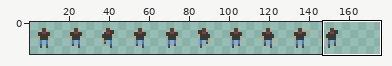
Edited in one commit: sprite sheet (overworld/src/assets/sprites/hero_sprite_sheets/base_mini_sprite_up.png). The first picture is a wide view before the edit; the outline marks the close-up.
Close-up. Before the commit:
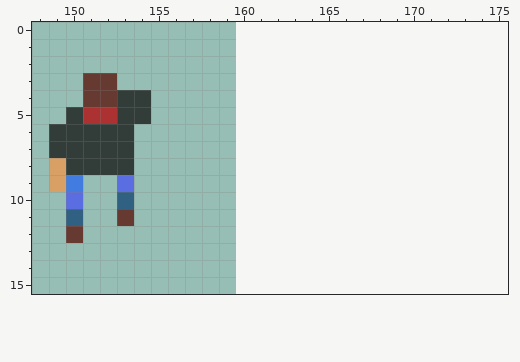
The file is 640x64 pixels, drawn in blocks of 4x4; one block is one cell here. Shown: x 148..175, y 0..15. The old version is drawn lined up with the new one, on the new canvas. The wide view leaves out empty margins.
After:
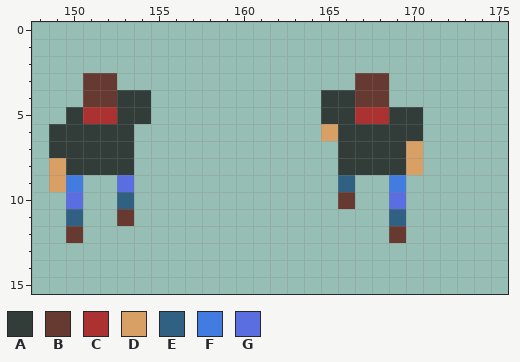
Palette (. is transparent): A #323c39  B #663931  C #ac3232  D #d9a066  E #306082  F #437ce1  G #5b6ee1
Edits made:
canvas 160x16 -> 176x16
Changed rows in their new state; - is an unchanged pixel.
first column x 165:
 3 --BB--
 4 AABB--
 5 AACCAA
 6 DAAAAA
 7 -AAAAD
 8 -AAAAD
 9 -E--F-
10 -B--G-
11 ----E-
12 ----B-
